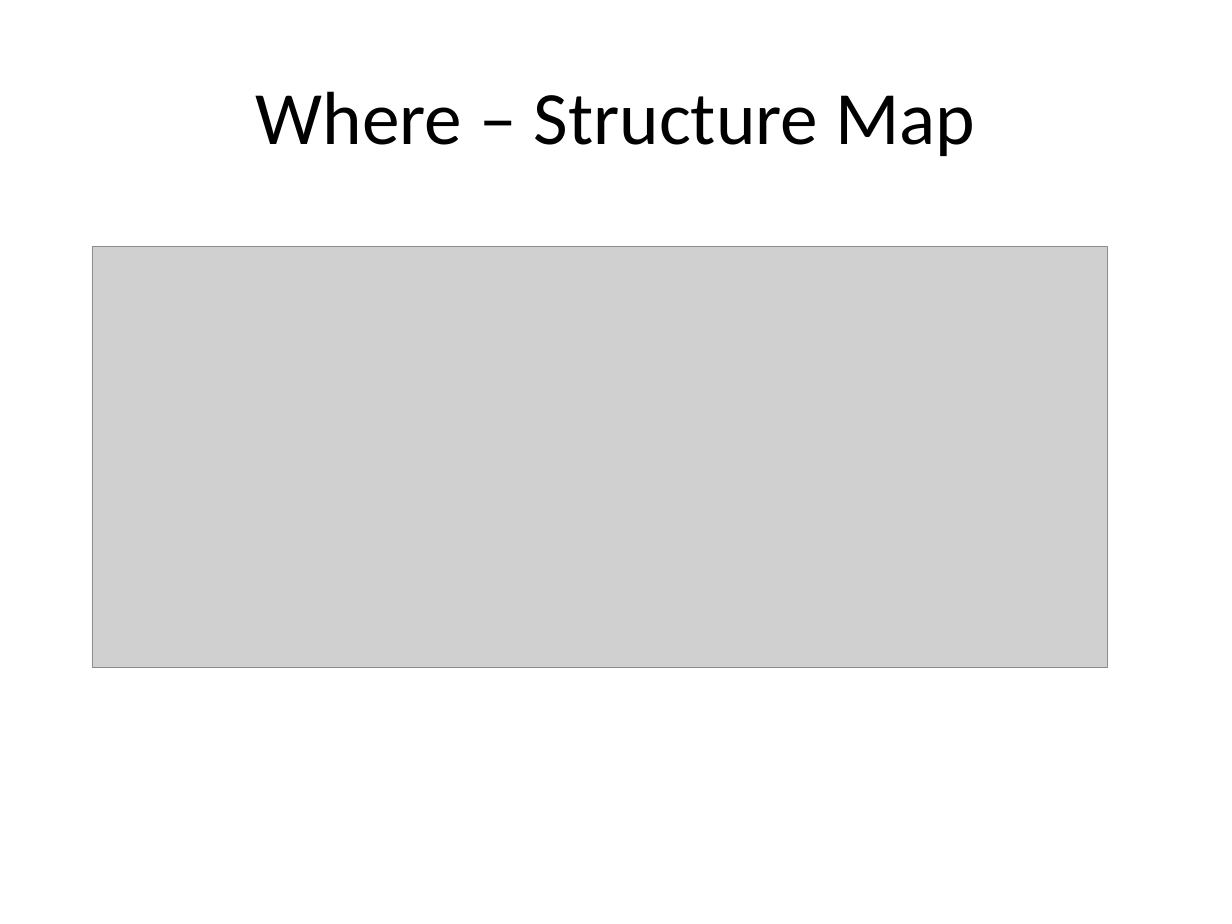
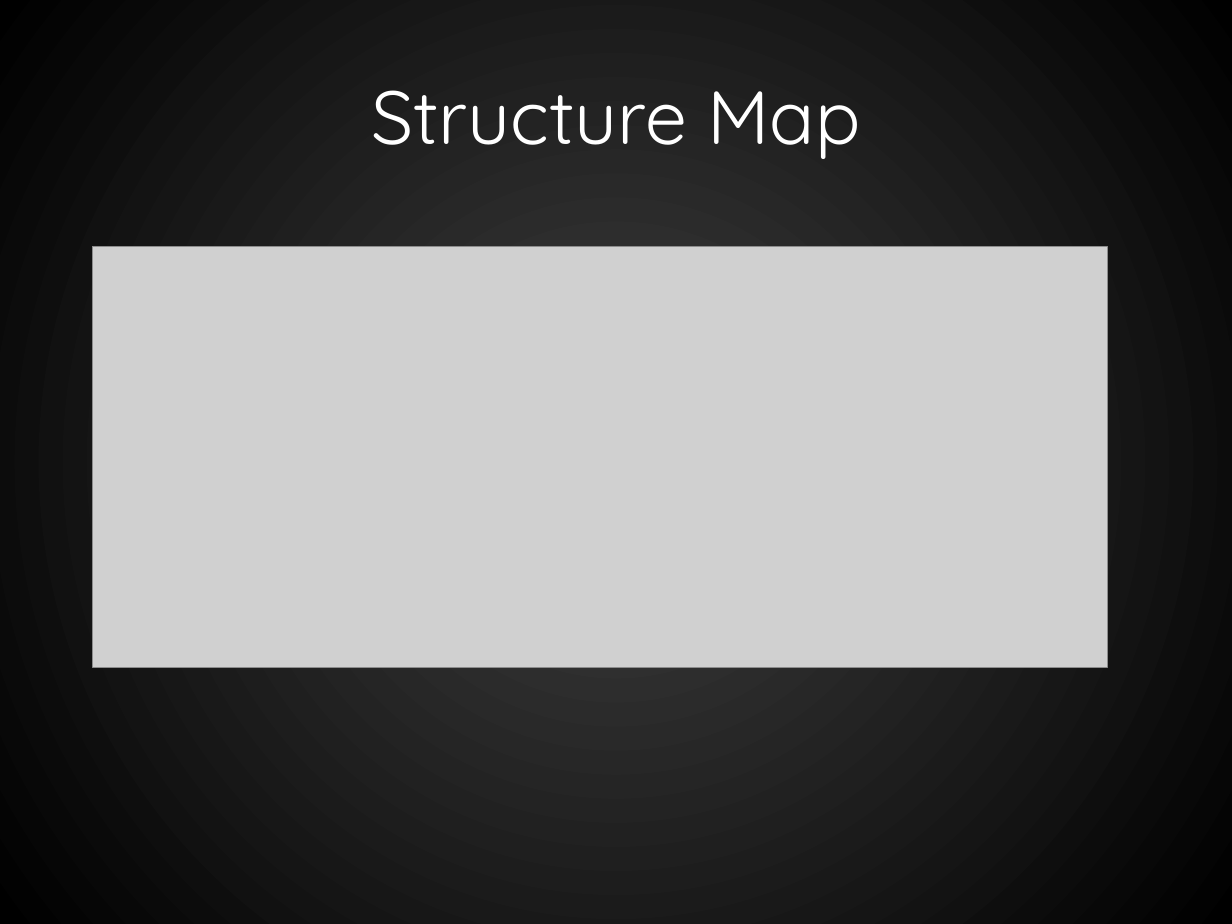
Before and after one commit to RookieOne/Evolve-Your-Code, a slide deck: slide 25 of EvolveYourCode.pptx (slide 24 before the commit). Drawn at 1232x924 pixels with LibreOffice and Linux fonts; fonts in the diff are those of the drawing; grey boxes stand for pictures. Boxes give left, top, right and bottom in pixels: in the first picture for what was removed or moved away, otherwise in the second. Text is boxed around its words. In the diff, an @@ line names an element or a change of style, - is before the commit and + after.

```diff
--- a/EvolveYourCode.pptx
+++ b/EvolveYourCode.pptx
@@ background #FFFFFF to gradient #404040 to #000000 @@
@@ title at [371, 90, 860, 159]: text changed; font Calibri to Quicksand; text colour #000000 to #FFFFFF @@
-Where – Structure Map
+Structure Map
```
Also in this commit, not shown: 30 other slides changed, 14 slides added, 1 slide removed, 15 other files.
